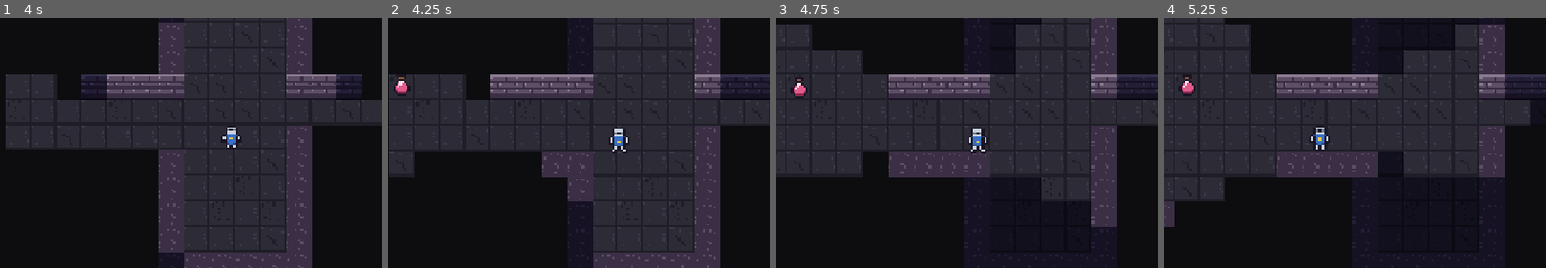
Above: before the commit, frames 1-4 (left to right).
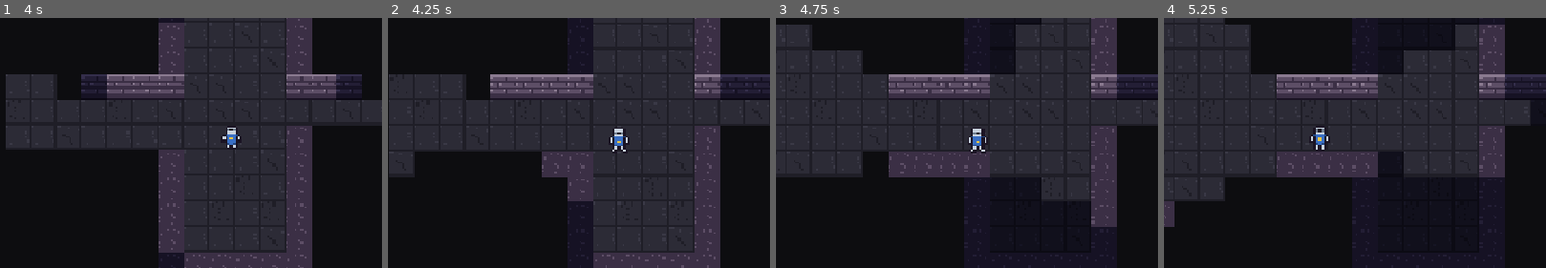
Above: after the commit, the same moments.

Repository: Wiarkane/mes-skills-jeux
Game: Godot game, scene res://main.tscn
The game is run twice, just before and just after one commit, with the same random seed, the same clock (stepped at 60 frames per second) and the same inputs.
Inputs (mouse positions are % of the whole screen's width and height, from its top left):
- Up to frame 1 (4 s): tap Enter at 0.5, 2.85 s; move the mouse to (72, 45) at 0.52 s; hold Right 0.53-1.28 s; hold Shift 0.53-1.28 s; click (72, 45) at 0.67 s; tap Space at 0.77, 1.52, 3.02, 3.77 s; move the mouse to (30, 55) at 1.27 s; hold Down 1.28-2.03 s; tap R at 1.35 s; move the mouse to (60, 28) at 2.02 s; hold Right 2.03-2.78 s; tap E at 2.1 s; move the mouse to (45, 70) at 2.77 s; hold Up 2.78-3.53 s; click (45, 70) at 2.92 s; move the mouse to (80, 65) at 3.52 s; hold Left from 3.53 s (still down); tap Keypad Enter at 3.6 s
- Up to frame 2 (4.25 s): keep holding Left
- Up to frame 3 (4.75 s): keep holding Left; move the mouse to (20, 35) at 4.27 s; tap Shift at 4.35 s; tap Space at 4.52 s
- Up to frame 4 (5.25 s): move the mouse to (55, 50) at 5.02 s; release Left at 5.03 s; hold Down from 5.03 s (still down); tap R at 5.1 s; click (55, 50) at 5.17 s
The pictures show only the part of the screen within x 19-69%, y 17-67%; the shares and areas given below are measured in that part.

Frame 1 is identical in both runs. In frame 2, 0.1% of the frame differs, in the area x 2-5%, y 23-31%; in frame 3, 0.1%; in frame 4, 0.1%.

Commit message:
Donne une vitesse différente à chaque espèce de monstre
Système d'énergie : rat 150, démon 135, gobelin 120, orc 100,
squelette 80, troll 65. L'animation de marche suit la vitesse.

Co-Authored-By: Claude Opus 5.5 <noreply@anthropic.com>
Claude-Session: https://claude.ai/code/session_01BKVkUcxTrTdcGemTXiptxN

Diff:
--- a/scripts/main.gd
+++ b/scripts/main.gd
@@ -46,6 +46,8 @@
 const FOV_RADIUS := 8
 const PROFILE_PATH := "user://profil.cfg"
 
+const TURN_COST := 100  # énergie nécessaire pour agir
+
 const DIRS := [
 	Vector2i(-1, -1), Vector2i(0, -1), Vector2i(1, -1),
 	Vector2i(-1, 0), Vector2i(1, 0),
@@ -57,14 +59,15 @@
 
 var COL_BG := Color("0d0d10")
 
-# nom, image, PV, attaque, défense, XP, profondeur minimale, fréquence
+# nom, image, PV, attaque, défense, XP, profondeur minimale, fréquence, vitesse
+# Vitesse : 100 = comme le héros, 150 = agit 1,5 fois par tour, 50 = un tour sur deux.
 var MONSTERS := [
-	["le rat", 7, 4, 2, 0, 2, 1, 6],
-	["le gobelin", 8, 7, 3, 0, 4, 1, 4],
-	["le squelette", 9, 10, 4, 1, 6, 2, 3],
-	["l'orc", 10, 15, 5, 2, 9, 3, 3],
-	["le troll", 11, 26, 7, 3, 16, 5, 2],
-	["le démon", 12, 34, 9, 4, 25, 7, 2],
+	["le rat", 7, 4, 2, 0, 2, 1, 6, 150],
+	["le gobelin", 8, 7, 3, 0, 4, 1, 4, 120],
+	["le squelette", 9, 10, 4, 1, 6, 2, 3, 80],
+	["l'orc", 10, 15, 5, 2, 9, 3, 3, 100],
+	["le troll", 11, 26, 7, 3, 16, 5, 2, 65],
+	["le démon", 12, 34, 9, 4, 25, 7, 2, 135],
 ]
 
 # type, image, fréquence
@@ -85,6 +88,8 @@
 	var defense: int
 	var xp: int
 	var awake := false
+	var speed := 100  # énergie gagnée par tour du héros
+	var energy := 0  # un monstre agit chaque fois qu'il atteint 100
 	# Animation : position affichée (en pixels), élan d'attaque, flash quand touché.
 	var vis := Vector2.ZERO
 	var bump_dir := Vector2.ZERO
@@ -317,6 +322,8 @@
 	var atk: int = r[3] + bonus
 	var m := Actor.new(r[0], r[1], p, hp, atk, r[4], r[5])
 	m.vis = cell_px(p)
+	m.speed = r[8]
+	m.energy = rng.randi_range(0, 99)  # pour que les monstres ne bougent pas tous en même temps
 	return m
 
 
@@ -519,33 +526,44 @@
 		pop_text(player.pos + Vector2i.UP, "NIVEAU %d !" % level, Color("e8c547"))
 
 
+## Tour des monstres. Chaque action du héros vaut 100 d'énergie : chaque monstre gagne
+## son énergie de vitesse et agit une fois par tranche de 100. Un monstre rapide peut donc
+## agir deux fois dans un tour, un monstre lent passe parfois son tour.
 func monsters_act() -> void:
 	var dist := distance_map(player.pos)
 	for m in monsters:
-		if game_over:
-			return
 		# Vision symétrique : si vous voyez le monstre, il vous voit aussi.
 		if visible_cells.has(m.pos):
 			m.awake = true
 		if not m.awake:
 			continue
-		var d := m.pos - player.pos
-		if absi(d.x) <= 1 and absi(d.y) <= 1:
-			attack(m, player)
+		m.energy += m.speed
+		while m.energy >= TURN_COST:
+			if game_over:
+				return
+			m.energy -= TURN_COST
+			monster_take_action(m, dist)
+
+
+func monster_take_action(m: Actor, dist: Dictionary) -> void:
+	var d := m.pos - player.pos
+	if absi(d.x) <= 1 and absi(d.y) <= 1:
+		attack(m, player)
+		return
+	var best := m.pos
+	var best_d: int = dist.get(m.pos, 9999)
+	for dir: Vector2i in DIRS:
+		var p := m.pos + dir
+		if not dist.has(p) or monster_at(p) != null:
 			continue
-		var best := m.pos
-		var best_d: int = dist.get(m.pos, 9999)
-		for dir: Vector2i in DIRS:
-			var p := m.pos + dir
-			if not dist.has(p) or monster_at(p) != null:
-				continue
-			var dp: int = dist[p]
-			if dp < best_d:
-				best_d = dp
-				best = p
-		if best != m.pos:
-			start_step(m, best - m.pos, player.step_time)
-			m.pos = best
+		var dp: int = dist[p]
+		if dp < best_d:
+			best_d = dp
+			best = p
+	if best != m.pos:
+		# L'animation suit la vitesse : un monstre lent marche plus lentement.
+		start_step(m, best - m.pos, player.step_time * TURN_COST / m.speed)
+		m.pos = best
 
 
 func distance_map(from: Vector2i) -> Dictionary:
